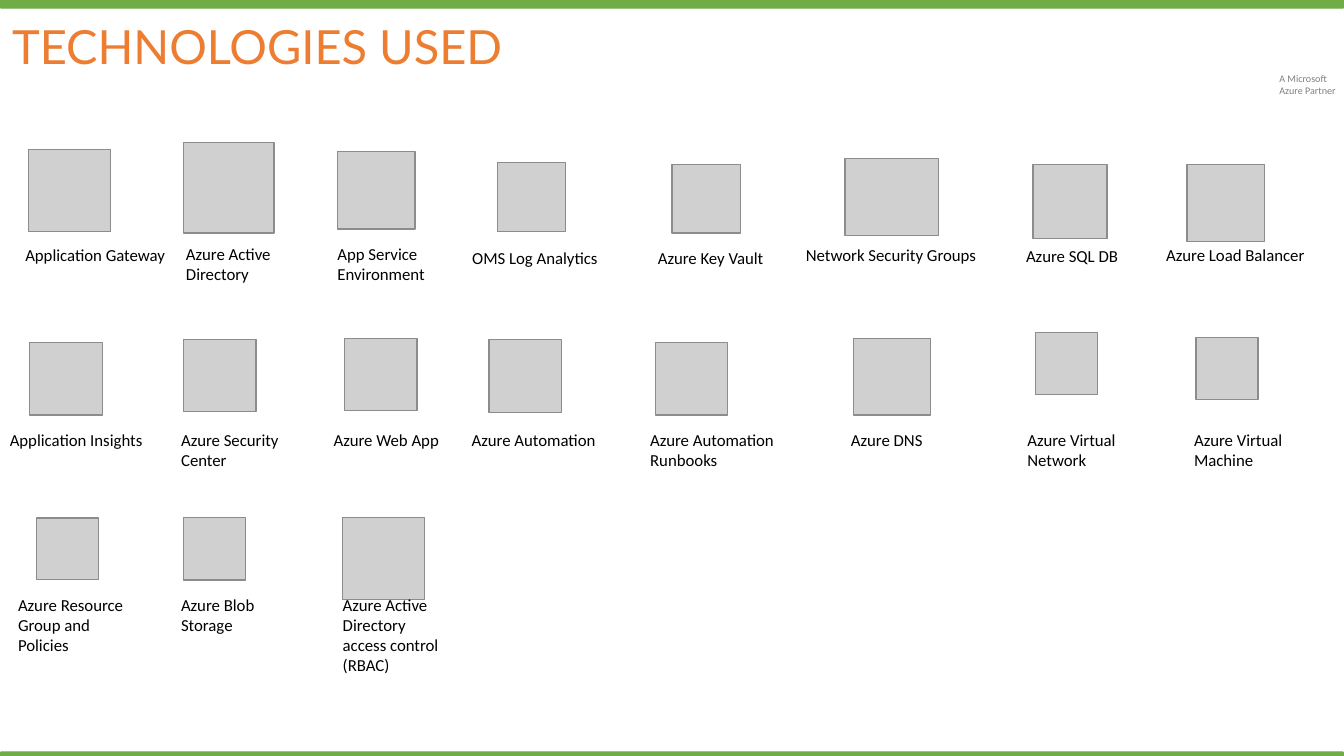
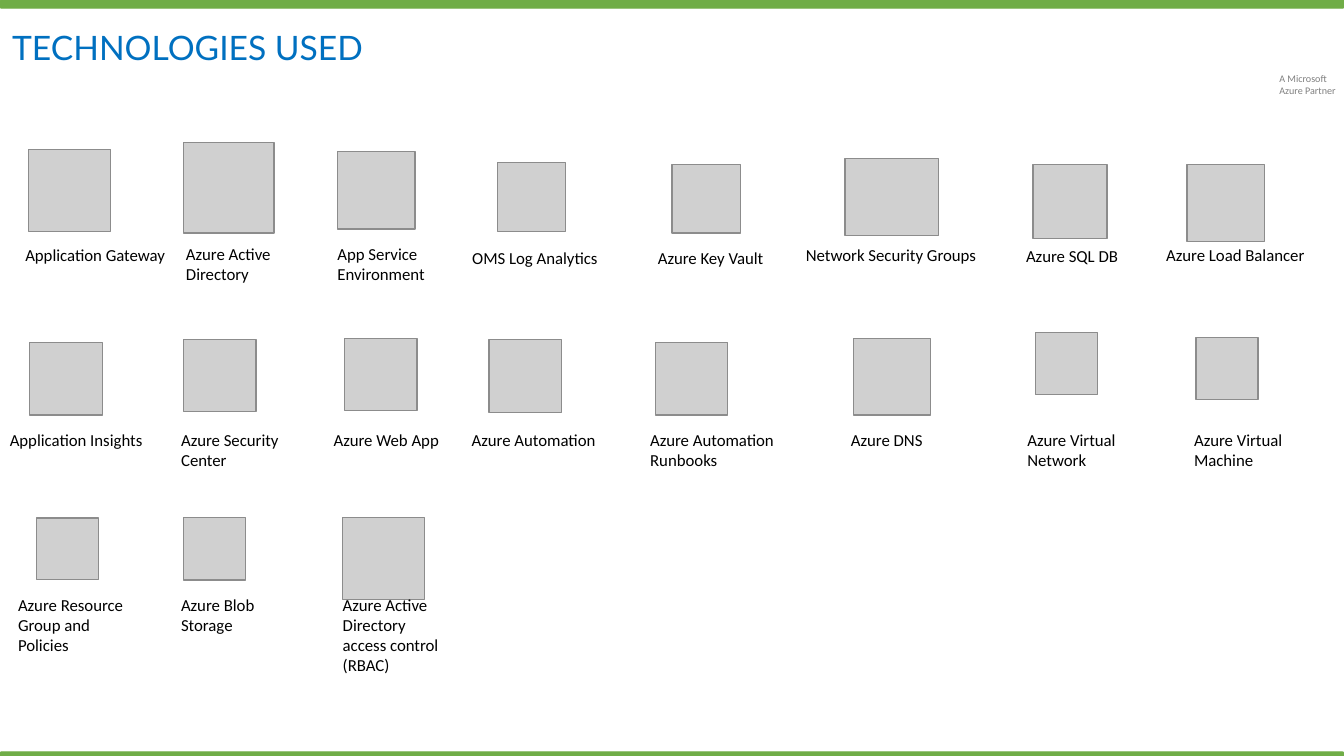
Before and after one commit to Cloudneeti/pci-paas-webapp-ase-sqldb-appgateway-keyvault-oms, a slide deck: slide 5 of documents/Azure_PCI_PaaS_Management_Reference_Architecture.pptx (slide 3 before the commit). Drawn at 1344x756 pixels with LibreOffice and Linux fonts; fonts in the diff are those of the drawing; grey boxes stand for pictures; background and template pictures are left out. Boxes give left, top, right and bottom in pixels: in the first picture for what was removed or moved away, otherwise in the second. Text is boxed around its words. In the diff, an @@ line names an element or a change of style, - is before the commit and + after.

```diff
--- a/documents/Azure_PCI_PaaS_Management_Reference_Architecture.pptx
+++ b/documents/Azure_PCI_PaaS_Management_Reference_Architecture.pptx
@@ title "TECHNOLOGIES USED" at (12, 35, 363, 61): size 28 to 20 pt, text colour #ED7D31 to #0070C0 @@
```
Also in this commit, not shown: 1 other slide changed, 3 slides added, 4 other files.
